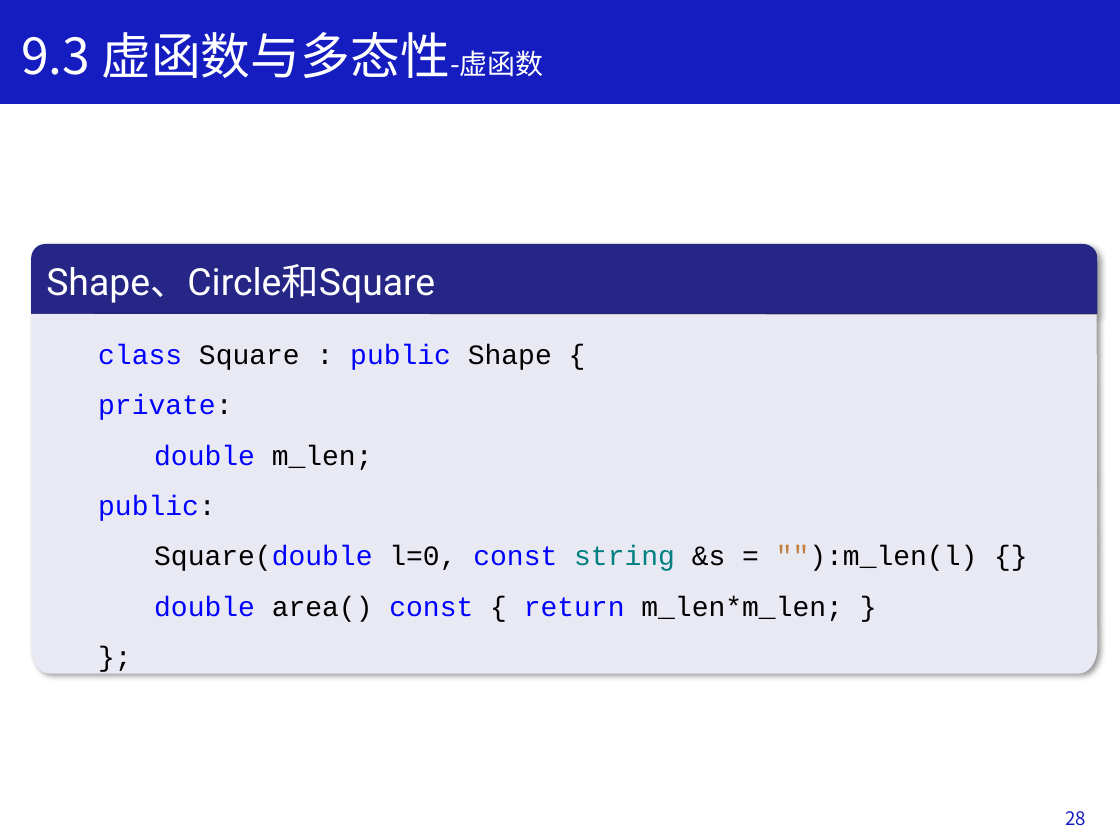
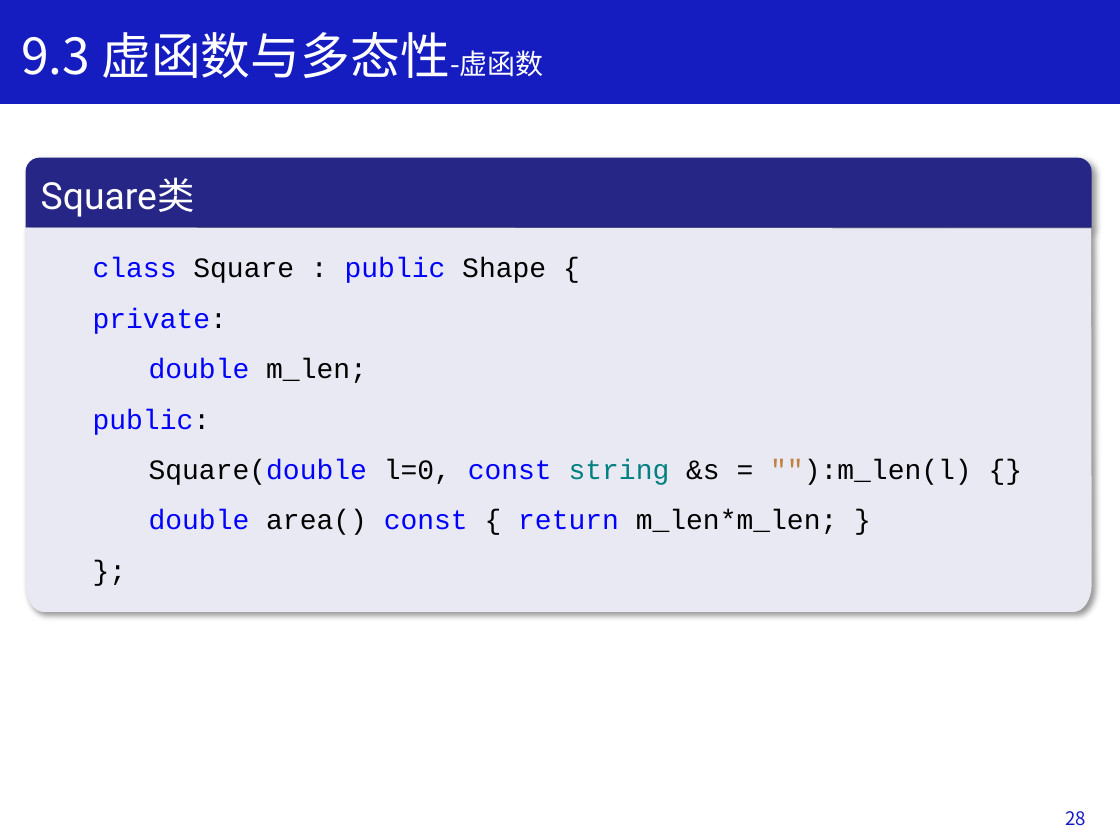
Before and after one commit to Changhe160/book-cplusplus, a slide deck: slide 29 of slides/ppt/Chapter9.pptx (slide 28 before the commit). Drawn at 1120x840 pixels with LibreOffice and Linux fonts; fonts in the diff are those of the drawing. Boxes give left, top, right and bottom in pixels: in the first picture for what was removed or moved away, otherwise in the second. Text is boxed around its words. In the diff, an @@ line names an element or a change of style, - is before the commit and + after.

```diff
--- a/slides/ppt/Chapter9.pptx
+++ b/slides/ppt/Chapter9.pptx
@@ round same rect "Square类": place and size @@
-round same rect "Square类" at [31,244,1098,314]
+round same rect "Square类" at [26,158,1092,227]
@@ text in round same rect at [41,177,195,217]: text changed @@
-Shape、Circle和Square
+Square类
@@ freeform shape "class Square : public Shape ...": place and size @@
-freeform shape "class Square : public Shape ..." at [31,314,1098,673]
+freeform shape "class Square : public Shape ..." at [26,227,1092,612]
```
Also in this commit, not shown: 23 other slides changed, 3 slides removed.
